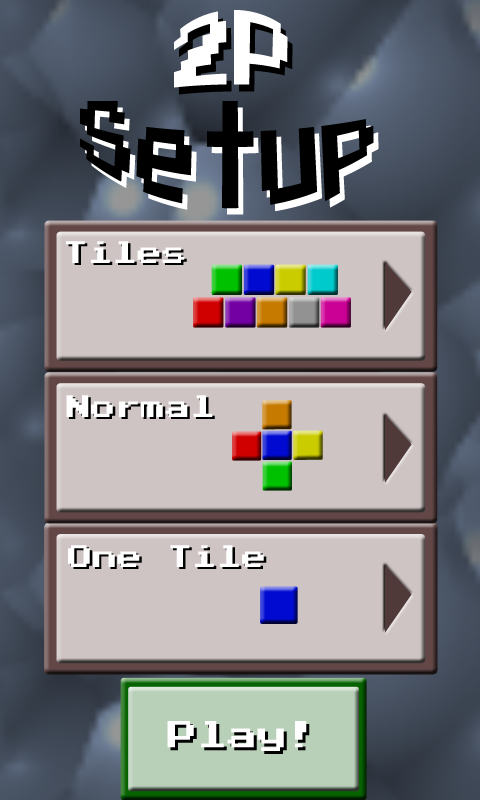
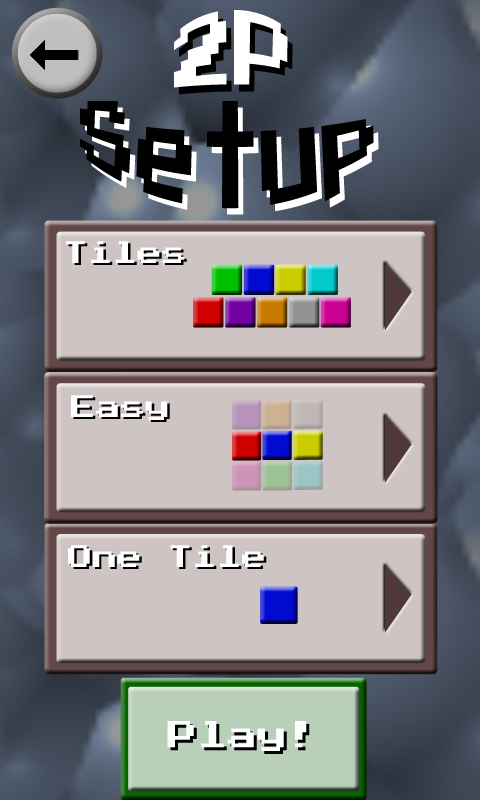
Layer changes from the first 480x800 image to the second:
added group "Skill" with 50 layers above "Mode" over bbox(44, 372, 438, 524)
added group "Easy" (1st of 3, in "Skill") with 15 layers in group "Skill" over bbox(44, 372, 438, 524)
added layer "Easy" (2nd of 3, in "Skill" › "Easy") in group "Easy" over bbox(71, 395, 168, 420)
added layer "Easy" (3rd of 3, in "Skill" › "Easy") in group "Easy" over bbox(73, 397, 170, 422)
moved "Tiles copy" into group "Easy" over bbox(232, 399, 323, 491)
added layer "Shape 1 copy" (2nd of 7, in "Skill" › "Easy") in group "Easy" over bbox(66, 395, 323, 491)
added layer "Shape 1" (2nd of 7, in "Skill" › "Easy") in group "Easy" over bbox(44, 372, 438, 524)
renamed "Difficulty" to "Normal", moved it into group "Skill" over bbox(44, 372, 438, 524)
added group "Tiles copy 2" (1st of 2, in "Skill" › "Normal") with 9 layers in group "Normal" over bbox(232, 399, 323, 491)
added group "Hard" (1st of 3, in "Skill") with 17 layers in group "Skill" over bbox(44, 372, 438, 524)
added group "Tiles copy 2" (2nd of 2, in "Skill" › "Hard") with 11 layers in group "Hard" over bbox(232, 399, 323, 491)
added layer "Shape 1 copy" (4th of 7, in "Skill" › "Hard") in group "Hard" over bbox(66, 395, 323, 491)
added layer "Shape 1" (4th of 7, in "Skill" › "Hard") in group "Hard" over bbox(44, 372, 438, 524)
added group "Mode" with 57 layers above "Play" over bbox(44, 493, 438, 675)
moved "One Tile" (1st of 3, in "Mode") into group "Mode" over bbox(44, 493, 438, 675)
hid group "Three Tiles" (1st of 3, in "Mode") (18 layers), moved it into group "Mode" over bbox(44, 493, 438, 675)
hid group "Stream" (1st of 3, in "Mode") (18 layers), moved it into group "Mode" over bbox(44, 493, 438, 675)
added group "Back" with 3 layers above "Layer 0" over bbox(11, 7, 103, 99)
added layer "Shape 4" in group "Back" over bbox(11, 7, 103, 99)
…and 21 more changes (19 added, 2 opacity)
